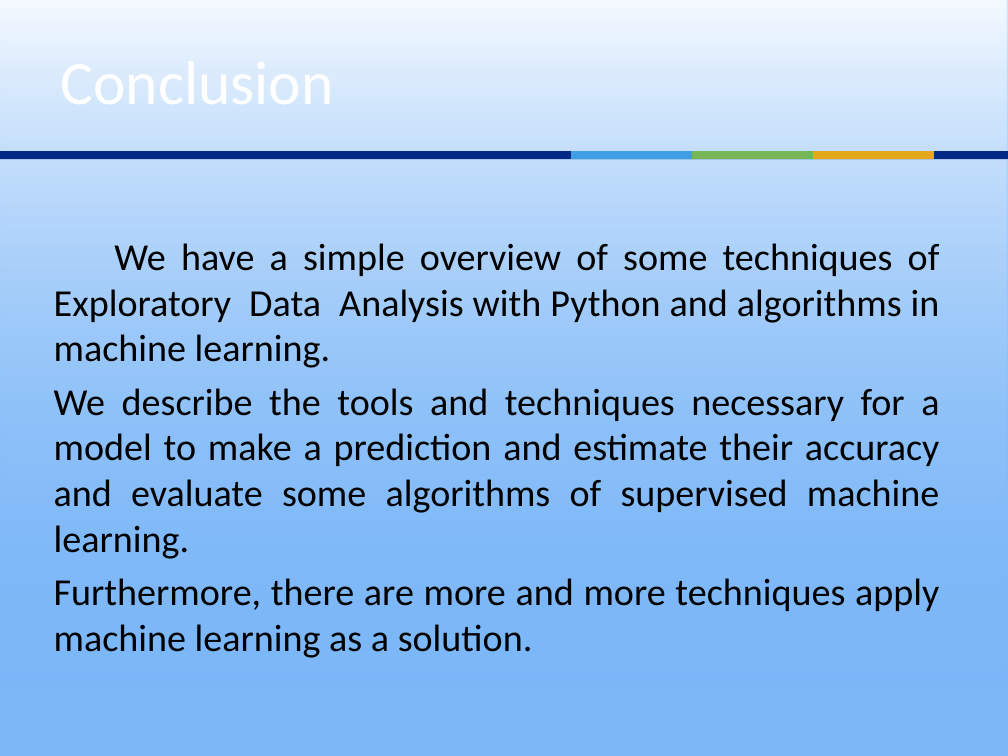
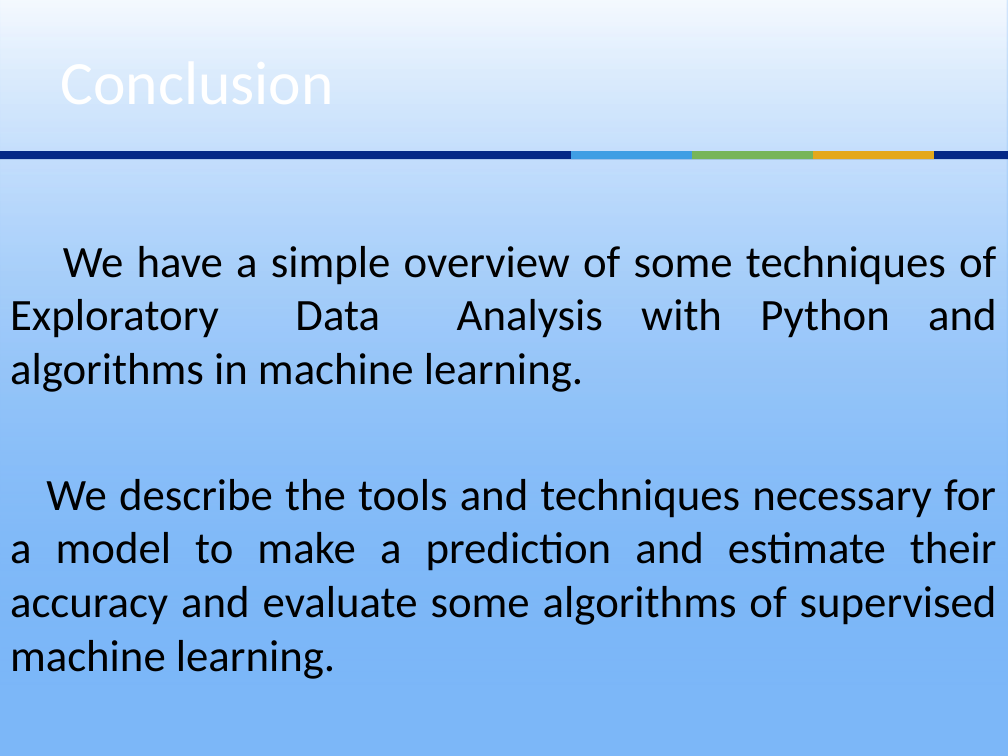
Before and after one commit to ouzarf/seminars, a slide deck: slide 49 of uminho19-ML.pptx (slide 52 before the commit). Drawn at 1008x756 pixels with LibreOffice and Linux fonts; fonts in the diff are those of the drawing. Boxes give left, top, right and bottom in pixels: in the first picture for what was removed or moved away, otherwise in the second. Text is boxed around its words. In the diff, an @@ line names an element or a change of style, - is before the commit and + after.

```diff
--- a/uminho19-ML.pptx
+++ b/uminho19-ML.pptx
@@ text "We have a simple overview ...": place and size @@
-text "We have a simple overview ..." at bbox=[54, 243, 940, 611]
+text "We have a simple overview ..." at bbox=[10, 246, 997, 679]
@@ text "We have a simple overview ..." at bbox=[10, 246, 997, 679]: size 27.2 to 32 pt @@
@@ text at bbox=[54, 578, 939, 611]: paragraph removed @@
-Furthermore, there are more and more techniques apply machine learning as a solution.
```
Also in this commit, not shown: 11 other slides changed, 1 slide added, 4 slides removed, 5 other files.
